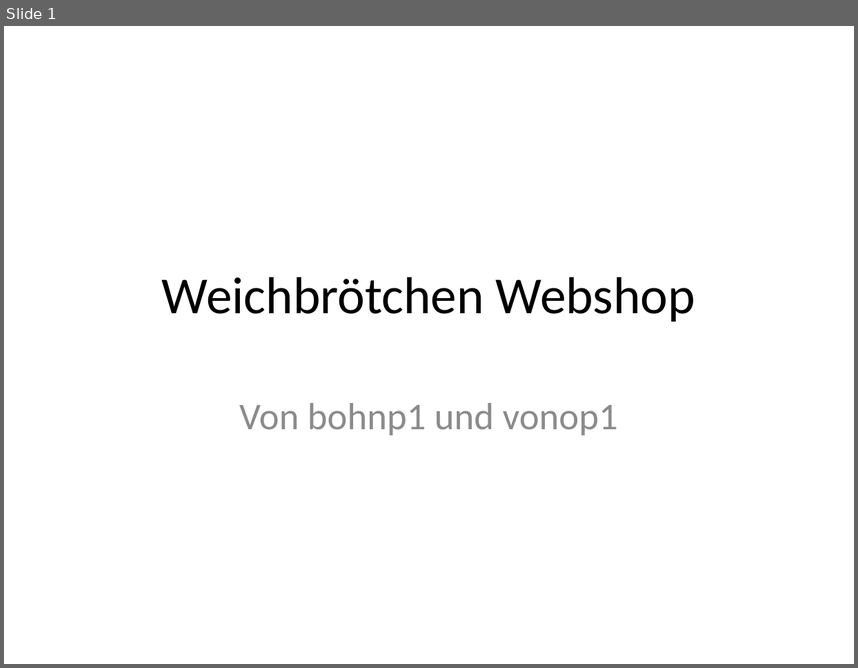
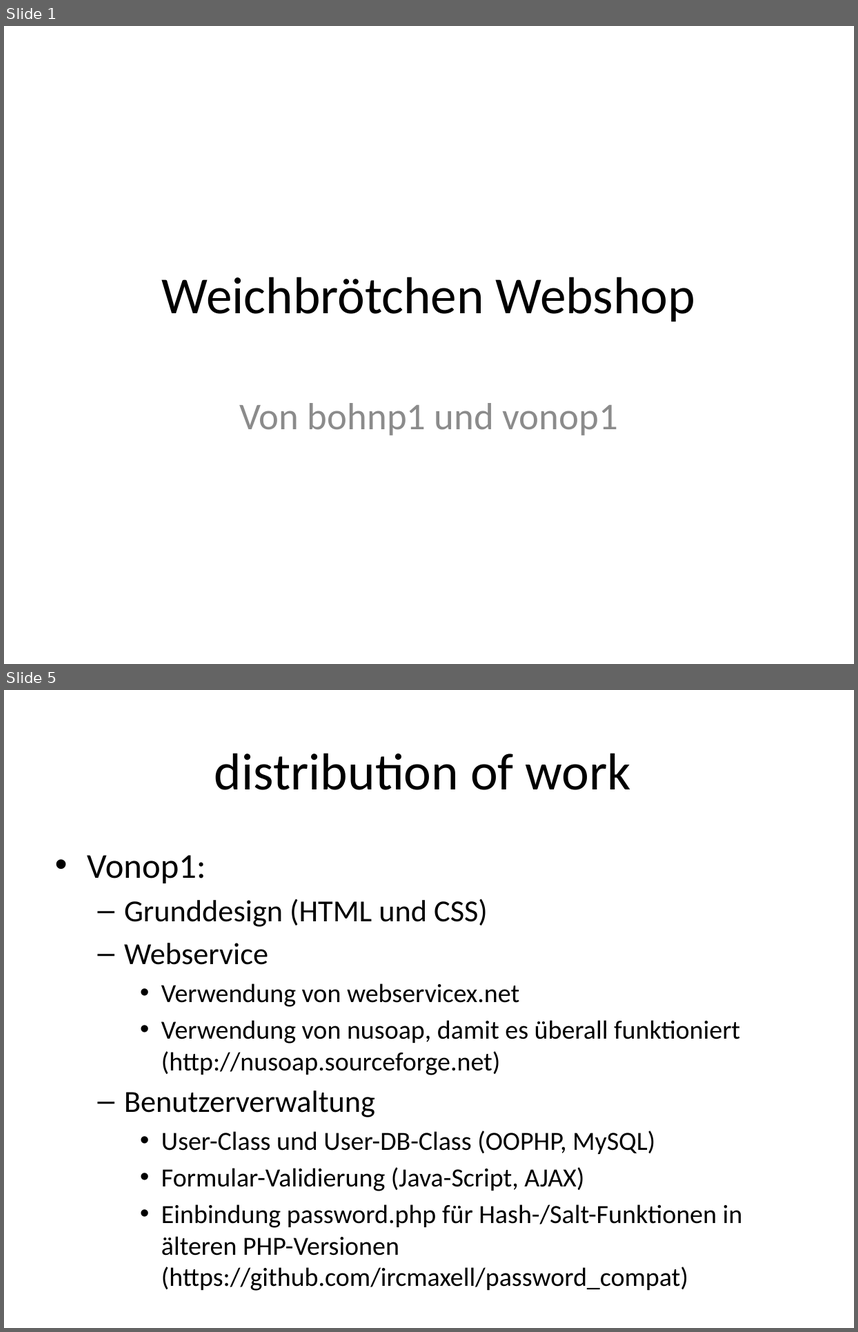
Before and after one commit to vonop1/ch.bfh.bti7054.w2013.p.Weichbroetchen, a slide deck: Docs/Weichbrötchen Webshop.pptx. Shown one above the other, each under a label of ours: slide 1 before the commit, slides 1 and 5 after it; the slides between them are not shown. The pictures are 858x668 and 858x1332 pixels, drawn with LibreOffice and Linux fonts; fonts in the diff are those of the drawing. Boxes give left, top, right and bottom in pixels: in the first picture for what was removed or moved away, otherwise in the second. Text is boxed around its words. In the diff, an @@ line names an element or a change of style, - is before the commit and + after.

```diff
--- a/Docs/Weichbrötchen Webshop.pptx
+++ b/Docs/Weichbrötchen Webshop.pptx
@@ slide 5 added at box(4, 690, 854, 1328), background #FFFFFF @@
@@ title added at box(214, 753, 631, 790), 44 pt, text #000000 @@
+distribution of work
@@ text added at box(87, 855, 743, 1290), 22.2 pt, text #000000 @@
+• Vonop1:
+  – Grunddesign (HTML und CSS)
+  – Webservice
+    • Verwendung von webservicex.net
+    • Verwendung von nusoap, damit es überall funktioniert (http://nusoap.sourceforge.net)
+  – Benutzerverwaltung
+    • User-Class und User-DB-Class (OOPHP, MySQL)
+    • Formular-Validierung (Java-Script, AJAX)
+    • Einbindung password.php für Hash-/Salt-Funktionen in älteren PHP-Versionen (https://github.com/ircmaxell/password_compat)
```
Also in this commit, not shown: 4 slides changed, 1 other file.
